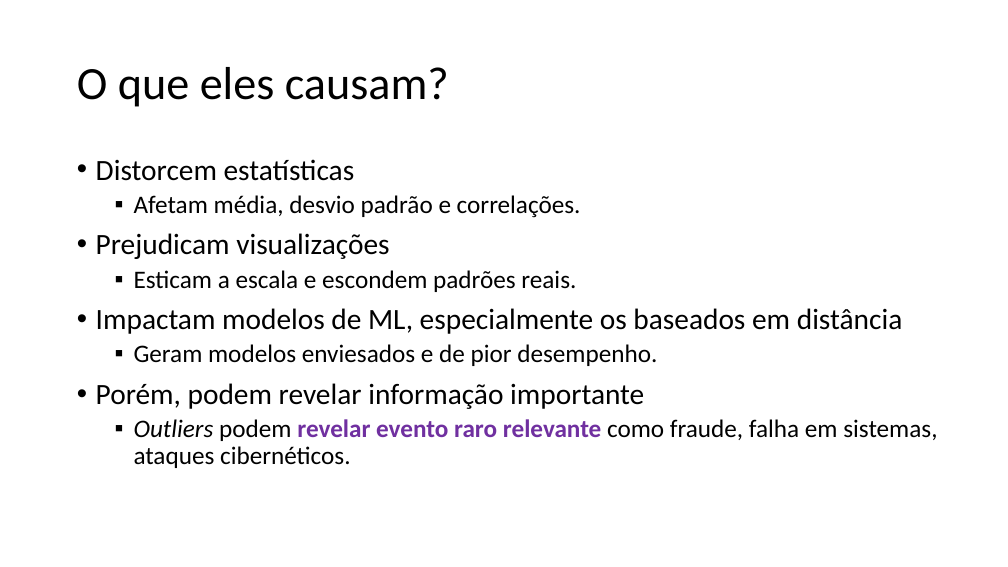
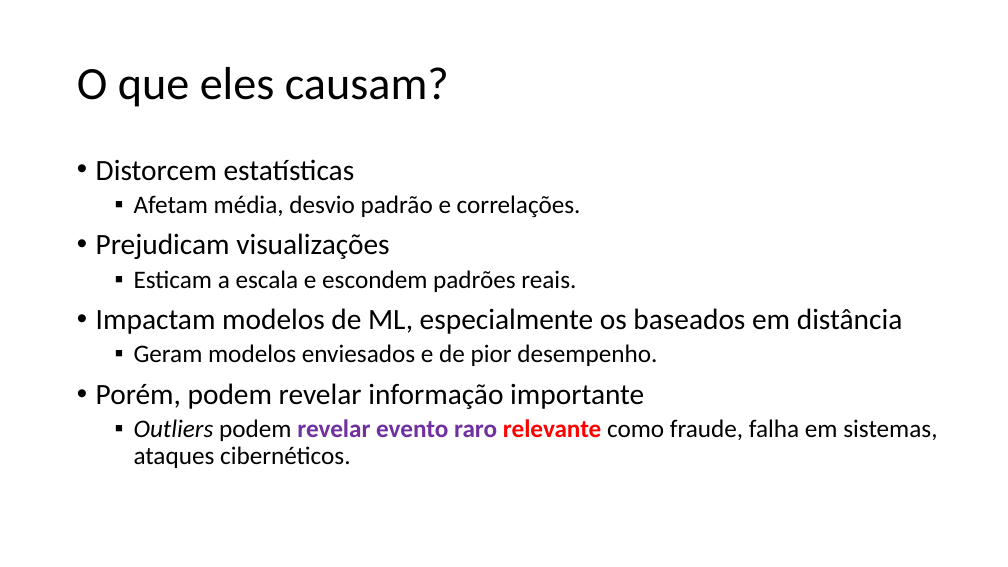
Before and after one commit to zz4fap/c24_inteligencia_artificial, a slide deck: slide 24 of slides/C24_EDA.pptx. Drawn at 1008x567 pixels with LibreOffice and Linux fonts; fonts in the diff are those of the drawing. Boxes give left, top, right and bottom in pixels: in the first picture for what was removed or moved away, otherwise in the second. Text is boxed around its words. In the diff, an @@ line names an element or a change of style, - is before the commit and + after.

```diff
--- a/slides/C24_EDA.pptx
+++ b/slides/C24_EDA.pptx
@@ text at [134, 419, 937, 468]: text colour #7030A0 to #FF0000 in "relevante" @@
```
Also in this commit, not shown: 9 other slides changed, 1 other file.
